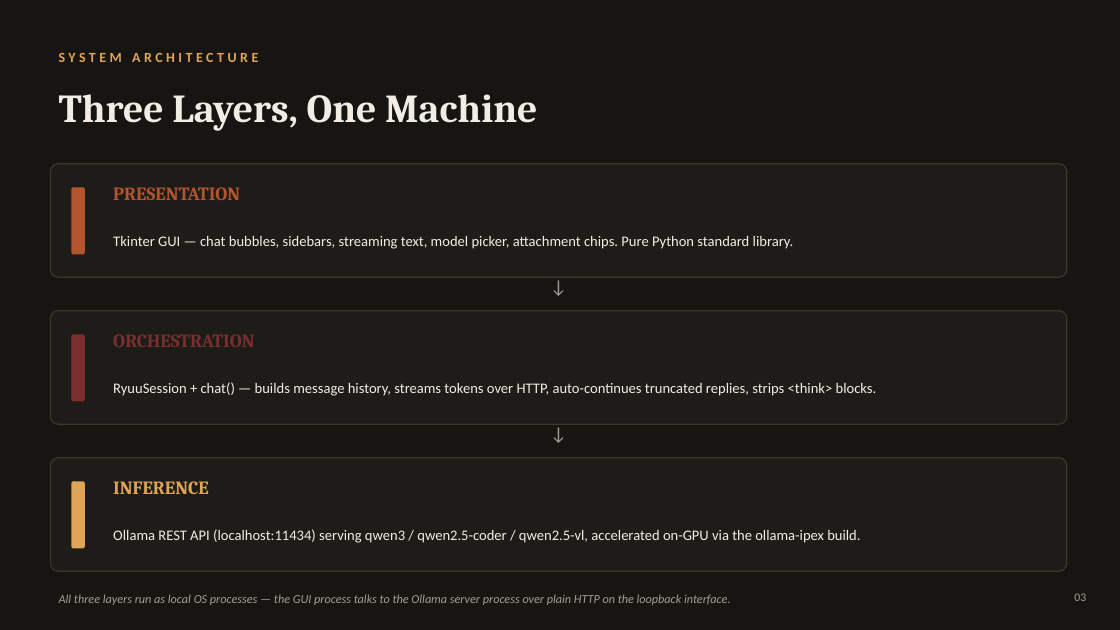
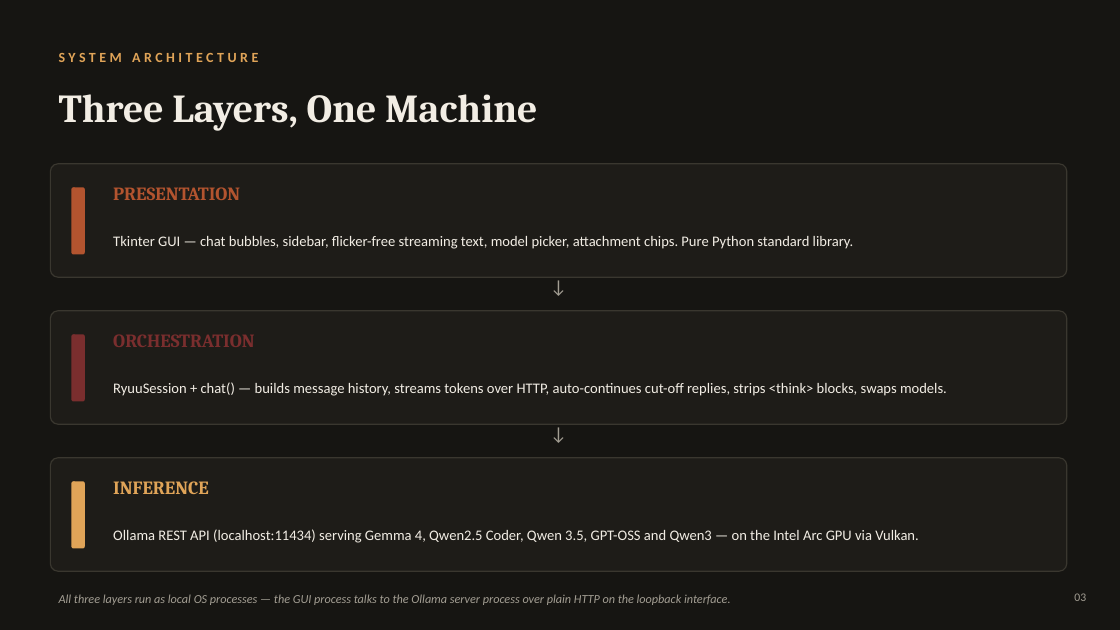
Before and after one commit to Adithya210207/ryuu-explainer-ai, a slide deck: slide 3 of Ryuu_Documentary.pptx. Drawn at 1120x630 pixels with LibreOffice and Linux fonts; fonts in the diff are those of the drawing. Boxes give left, top, right and bottom in pixels: in the first picture for what was removed or moved away, otherwise in the second. Text is boxed around its words. In the diff, an @@ line names an element or a change of style, - is before the commit and + after.

Commit message:
Update presentation decks and README with Vulkan GPU setup and troubleshooting guide

```diff
--- a/Ryuu_Documentary.pptx
+++ b/Ryuu_Documentary.pptx
@@ text at bbox=[113, 236, 854, 249]: text changed @@
-Tkinter GUI — chat bubbles, sidebars, streaming text, model picker, attachment chips. Pure Python standard library.
+Tkinter GUI — chat bubbles, sidebar, flicker-free streaming text, model picker, attachment chips. Pure Python standard library.
@@ text at bbox=[113, 382, 947, 396]: text changed @@
-RyuuSession + chat() — builds message history, streams tokens over HTTP, auto-continues truncated replies, strips <think> blocks.
+RyuuSession + chat() — builds message history, streams tokens over HTTP, auto-continues cut-off replies, strips <think> blocks, swaps models.
@@ text at bbox=[113, 529, 919, 543]: text changed @@
-Ollama REST API (localhost:11434) serving qwen3 / qwen2.5-coder / qwen2.5-vl, accelerated on-GPU via the ollama-ipex build.
+Ollama REST API (localhost:11434) serving Gemma 4, Qwen2.5 Coder, Qwen 3.5, GPT-OSS and Qwen3 — on the Intel Arc GPU via Vulkan.
```
Also in this commit, not shown: 10 other slides changed, 2 other files.
